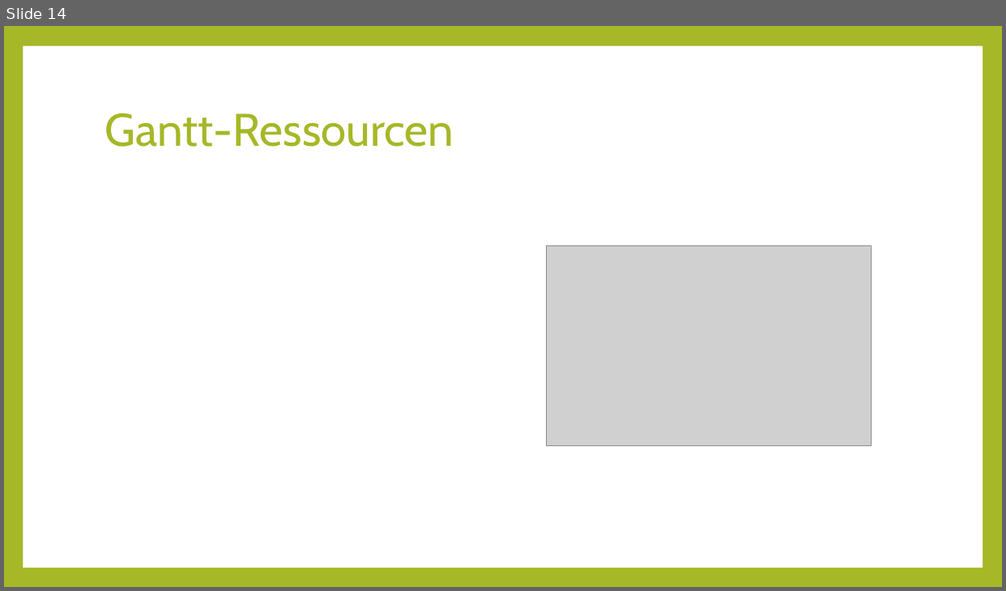
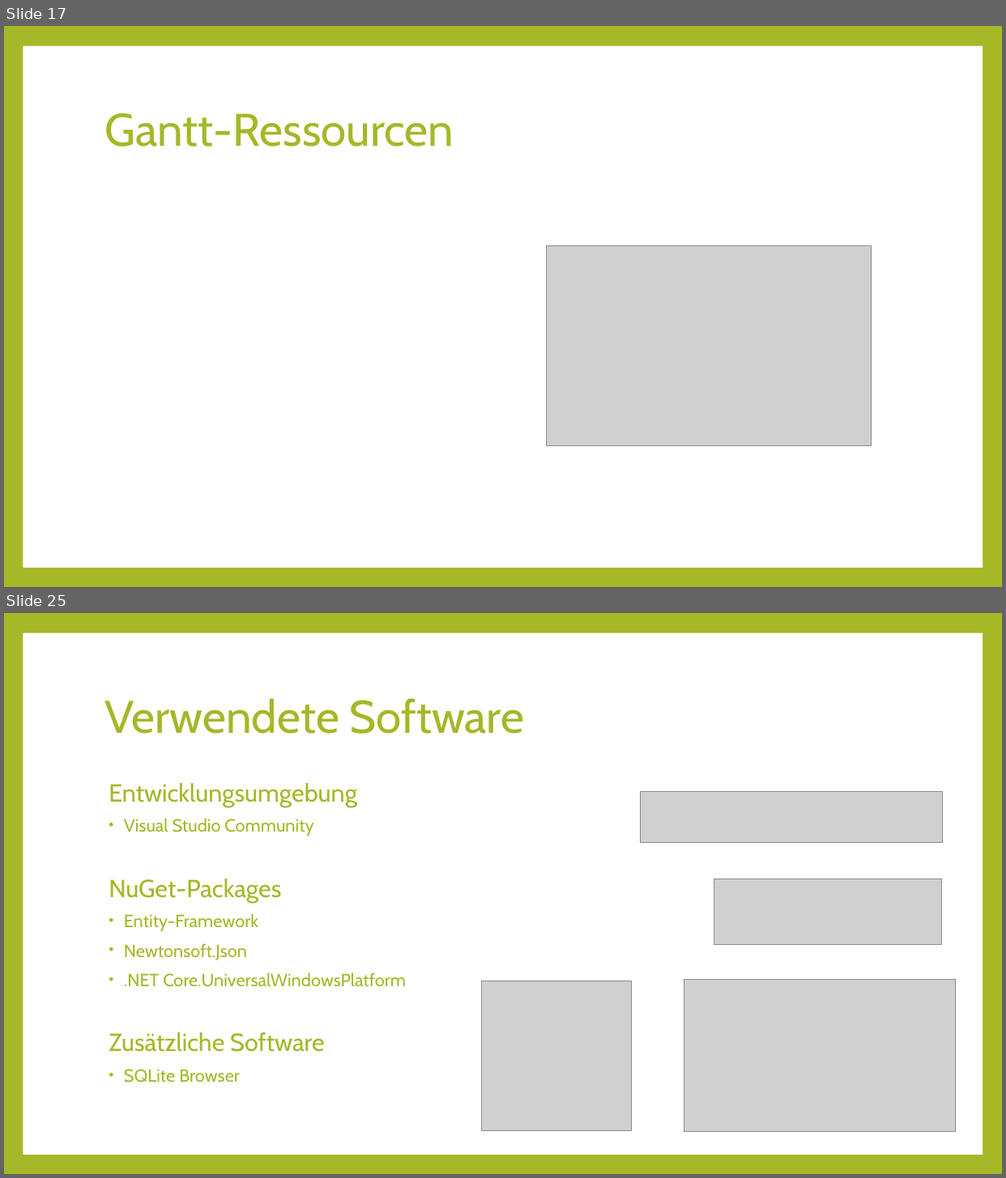
Before and after one commit to Kulu-M/KanBan-App, a slide deck: KanBan-App/Documents/Abschlusspräsentation/Projektmanagement.pptx. Shown one above the other, each under a label of ours: slide 14 before the commit, slides 17 and 25 after it; the slides between them are not shown. The pictures are 1006x591 and 1006x1178 pixels, drawn with LibreOffice and Linux fonts; fonts in the diff are those of the drawing; grey boxes stand for pictures. Boxes give left, top, right and bottom in pixels: in the first picture for what was removed or moved away, otherwise in the second. Text is boxed around its words. In the diff, an @@ line names an element or a change of style, - is before the commit and + after.

```diff
--- a/KanBan-App/Documents/Abschlusspräsentation/Projektmanagement.pptx
+++ b/KanBan-App/Documents/Abschlusspräsentation/Projektmanagement.pptx
@@ slide 25 added at (4, 613, 1002, 1174), background #A6B727; not listed: 1 template element that a slide beside it also shows @@
@@ title added at (105, 698, 525, 734), 44 pt, text #A6B727 @@
+Verwendete Software
@@ text added at (108, 783, 406, 1083), 17 pt, text #A6B727 @@
+Entwicklungsumgebung
+• Visual Studio Community
+NuGet-Packages
+• Entity-Framework
+• Newtonsoft.Json
+• .NET Core.UniversalWindowsPlatform
+Zusätzliche Software
+• SQLite Browser
@@ picture added at (641, 792, 943, 843) @@
@@ picture added at (714, 879, 941, 944) @@
@@ picture added at (482, 982, 632, 1131) @@
@@ picture added at (684, 980, 955, 1132) @@
@@ what was slide 14 is now slide 17 @@
```
Also in this commit, not shown: 9 slides changed, 7 other slides added, 4 slides removed.
